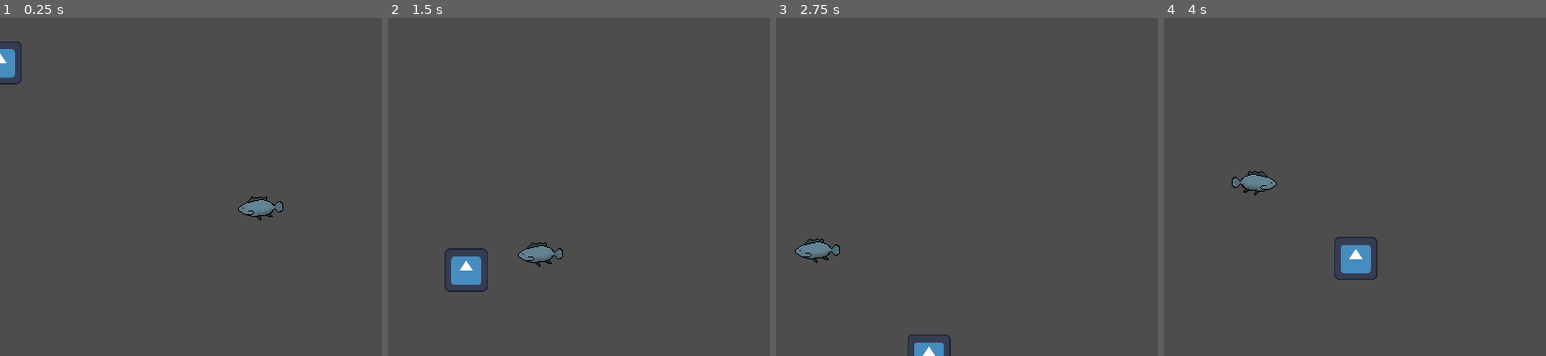
Above: before the commit, frames 1-4 (left to right).
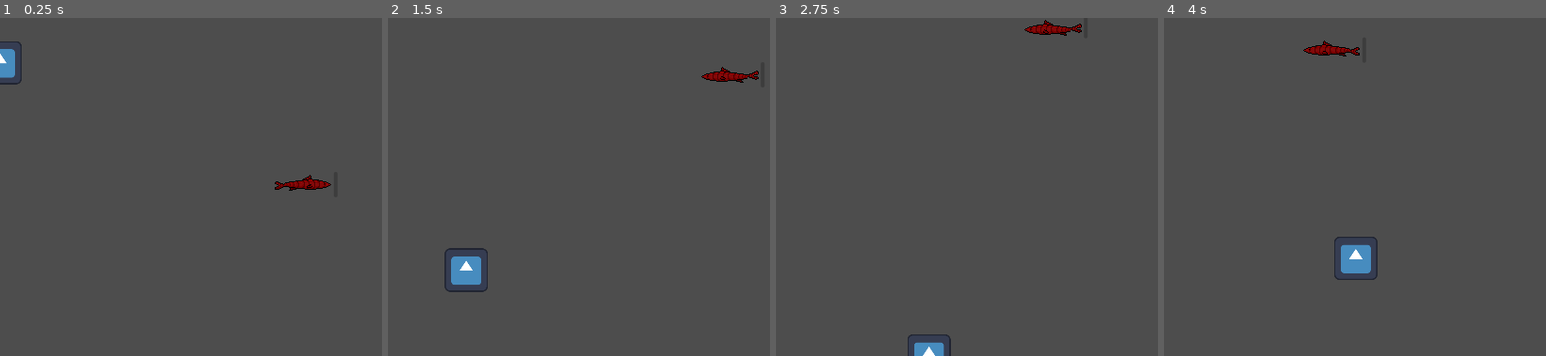
Above: after the commit, the same moments.

Repository: Timeo21/OGJ-8
Game: Godot game, scene res://scenes/main.tscn
The game is run twice, just before and just after one commit, with the same random seed, the same clock (stepped at 60 frames per second) and the same inputs. The engine's default icon, where the game draws it, is replaced by a stand-in: a white triangle on a blue panel in a dark square.
Inputs:
- Up to frame 1 (0.25 s): no input
- Up to frame 2 (1.5 s): hold D (right) 0.53-1.28 s
- Up to frame 3 (2.75 s): hold D (right) from 2.03 s (still down)
- Up to frame 4 (4 s): release D (right) at 2.78 s; hold Up (up) 2.78-3.53 s

The runs differ from the first frame. In frame 1, 0.8% of the frame differs, in the area x 62-87%, y 46-60%; in frame 2, 0.8%, in the area x 33-98%, y 14-74%; in frame 3, 0.8%; in frame 4, 0.8%.

Commit message:
Add fish assets, scenes and refactor Fish script
Add new fish sprite assets and SpriteFrames (Fish_Orange-Sheet, blue_fish.tres, red_fish.tres) and create two scene variants (scenes/fish_easy.tscn, scenes/fish_normal.tscn) while removing the old scenes/fish.tscn. Refactor scripts: scripts/fish.gd is now a Fish class (class_name Fish) with capture/decay progress bar logic and exposes capture/decay speeds; scripts/fish1.gd was renamed to scripts/fish_easy.gd and now extends Fish with movement, sprite flipping, and bounds clamping; added scripts/fish_normal.gd for the normal variant. Update related UID files and add a project physics layer name "Hook" in project.godot. Overall: introduces asset resources, separates Easy/Normal fish behaviors, and centralizes common capture logic in a base Fish class.

Diff:
--- /dev/null
+++ b/assets/blue_fish.tres
@@ -0,0 +1,60 @@
+[gd_resource type="SpriteFrames" format=3 uid="uid://djmvwtfimnnpc"]
+
+[ext_resource type="Texture2D" uid="uid://bm7befgcmyb5m" path="res://assets/Fish_Blue-Sheet.png" id="1_4l1b7"]
+
+[sub_resource type="AtlasTexture" id="AtlasTexture_q56pm"]
+atlas = ExtResource("1_4l1b7")
+region = Rect2(0, 0, 64, 64)
+
+[sub_resource type="AtlasTexture" id="AtlasTexture_0i8v1"]
+atlas = ExtResource("1_4l1b7")
+region = Rect2(64, 0, 64, 64)
+
+[sub_resource type="AtlasTexture" id="AtlasTexture_c1nbk"]
+atlas = ExtResource("1_4l1b7")
+region = Rect2(128, 0, 64, 64)
+
+[sub_resource type="AtlasTexture" id="AtlasTexture_7pp5k"]
+atlas = ExtResource("1_4l1b7")
+region = Rect2(192, 0, 64, 64)
+
+[sub_resource type="AtlasTexture" id="AtlasTexture_05q8q"]
+atlas = ExtResource("1_4l1b7")
+region = Rect2(256, 0, 64, 64)
+
+[sub_resource type="AtlasTexture" id="AtlasTexture_qkxtj"]
+atlas = ExtResource("1_4l1b7")
+region = Rect2(320, 0, 64, 64)
+
+[sub_resource type="AtlasTexture" id="AtlasTexture_icwy0"]
+atlas = ExtResource("1_4l1b7")
+region = Rect2(384, 0, 64, 64)
+
+[resource]
+animations = [{
+"frames": [{
+"duration": 1.0,
+"texture": SubResource("AtlasTexture_q56pm")
+}, {
+"duration": 1.0,
+"texture": SubResource("AtlasTexture_0i8v1")
+}, {
+"duration": 1.0,
+"texture": SubResource("AtlasTexture_c1nbk")
+}, {
+"duration": 1.0,
+"texture": SubResource("AtlasTexture_7pp5k")
+}, {
+"duration": 1.0,
+"texture": SubResource("AtlasTexture_05q8q")
+}, {
+"duration": 1.0,
+"texture": SubResource("AtlasTexture_qkxtj")
+}, {
+"duration": 1.0,
+"texture": SubResource("AtlasTexture_icwy0")
+}],
+"loop": true,
+"name": &"default",
+"speed": 5.0
+}]
--- /dev/null
+++ b/assets/red_fish.tres
@@ -0,0 +1,67 @@
+[gd_resource type="SpriteFrames" format=3 uid="uid://oau41gy6f6cs"]
+
+[ext_resource type="Texture2D" uid="uid://b0kbfaug2lt8v" path="res://assets/Fish_Orange-Sheet.png" id="1_huk8b"]
+
+[sub_resource type="AtlasTexture" id="AtlasTexture_2y4vx"]
+atlas = ExtResource("1_huk8b")
+region = Rect2(0, 0, 64, 64)
+
+[sub_resource type="AtlasTexture" id="AtlasTexture_th1tg"]
+atlas = ExtResource("1_huk8b")
+region = Rect2(64, 0, 64, 64)
+
+[sub_resource type="AtlasTexture" id="AtlasTexture_2yt27"]
+atlas = ExtResource("1_huk8b")
+region = Rect2(128, 0, 64, 64)
+
+[sub_resource type="AtlasTexture" id="AtlasTexture_4vt2i"]
+atlas = ExtResource("1_huk8b")
+region = Rect2(192, 0, 64, 64)
+
+[sub_resource type="AtlasTexture" id="AtlasTexture_ngswy"]
+atlas = ExtResource("1_huk8b")
+region = Rect2(256, 0, 64, 64)
+
+[sub_resource type="AtlasTexture" id="AtlasTexture_uj12l"]
+atlas = ExtResource("1_huk8b")
+region = Rect2(320, 0, 64, 64)
+
+[sub_resource type="AtlasTexture" id="AtlasTexture_y260e"]
+atlas = ExtResource("1_huk8b")
+region = Rect2(384, 0, 64, 64)
+
+[sub_resource type="AtlasTexture" id="AtlasTexture_cr717"]
+atlas = ExtResource("1_huk8b")
+region = Rect2(448, 0, 64, 64)
+
+[resource]
+animations = [{
+"frames": [{
+"duration": 1.0,
+"texture": SubResource("AtlasTexture_2y4vx")
+}, {
+"duration": 1.0,
+"texture": SubResource("AtlasTexture_th1tg")
+}, {
+"duration": 1.0,
+"texture": SubResource("AtlasTexture_2yt27")
+}, {
+"duration": 1.0,
+"texture": SubResource("AtlasTexture_4vt2i")
+}, {
+"duration": 1.0,
+"texture": SubResource("AtlasTexture_ngswy")
+}, {
+"duration": 1.0,
+"texture": SubResource("AtlasTexture_uj12l")
+}, {
+"duration": 1.0,
+"texture": SubResource("AtlasTexture_y260e")
+}, {
+"duration": 1.0,
+"texture": SubResource("AtlasTexture_cr717")
+}],
+"loop": true,
+"name": &"default",
+"speed": 5.0
+}]
--- a/project.godot
+++ b/project.godot
@@ -62,6 +62,10 @@
 ]
 }
 
+[layer_names]
+
+2d_physics/layer_1="Hook"
+
 [physics]
 
 3d/physics_engine="Jolt Physics"
--- a/scenes/fish.tscn
+++ /dev/null
@@ -1,73 +0,0 @@
-[gd_scene format=3 uid="uid://bot3h4ngyswtu"]
-
-[ext_resource type="Script" uid="uid://1x7cvk2fh2ti" path="res://scripts/fish.gd" id="1_8g0i4"]
-[ext_resource type="Texture2D" uid="uid://bm7befgcmyb5m" path="res://assets/Fish_Blue-Sheet.png" id="2_8g0i4"]
-
-[sub_resource type="RectangleShape2D" id="RectangleShape2D_sugp2"]
-size = Vector2(50.1875, 31.625)
-
-[sub_resource type="AtlasTexture" id="AtlasTexture_nub35"]
-atlas = ExtResource("2_8g0i4")
-region = Rect2(64, 0, 64, 64)
-
-[sub_resource type="AtlasTexture" id="AtlasTexture_pgks6"]
-atlas = ExtResource("2_8g0i4")
-region = Rect2(128, 0, 64, 64)
-
-[sub_resource type="AtlasTexture" id="AtlasTexture_6lgmd"]
-atlas = ExtResource("2_8g0i4")
-region = Rect2(192, 0, 64, 64)
-
-[sub_resource type="AtlasTexture" id="AtlasTexture_wpvan"]
-atlas = ExtResource("2_8g0i4")
-region = Rect2(256, 0, 64, 64)
-
-[sub_resource type="AtlasTexture" id="AtlasTexture_21k1a"]
-atlas = ExtResource("2_8g0i4")
-region = Rect2(320, 0, 64, 64)
-
-[sub_resource type="AtlasTexture" id="AtlasTexture_bvcvt"]
-atlas = ExtResource("2_8g0i4")
-region = Rect2(384, 0, 64, 64)
-
-[sub_resource type="SpriteFrames" id="SpriteFrames_x24sl"]
-animations = [{
-"frames": [{
-"duration": 1.0,
-"texture": SubResource("AtlasTexture_nub35")
-}, {
-"duration": 1.0,
-"texture": SubResource("AtlasTexture_pgks6")
-}, {
-"duration": 1.0,
-"texture": SubResource("AtlasTexture_6lgmd")
-}, {
-"duration": 1.0,
-"texture": SubResource("AtlasTexture_wpvan")
-}, {
-"duration": 1.0,
-"texture": SubResource("AtlasTexture_21k1a")
-}, {
-"duration": 1.0,
-"texture": SubResource("AtlasTexture_bvcvt")
-}],
-"loop": true,
-"name": &"default",
-"speed": 5.0
-}]
-
-[node name="Fish" type="Node2D" unique_id=2065414123]
-script = ExtResource("1_8g0i4")
-
-[node name="Area2D" type="Area2D" parent="." unique_id=1660325061]
-position = Vector2(-3, 0)
-
-[node name="CollisionShape2D" type="CollisionShape2D" parent="Area2D" unique_id=25789937]
-position = Vector2(2, 0)
-shape = SubResource("RectangleShape2D_sugp2")
-debug_color = Color(0.4887545, 0.56274337, 0.45492393, 0.41960785)
-
-[node name="AnimatedSprite2D" type="AnimatedSprite2D" parent="Area2D" unique_id=653468763]
-texture_filter = 1
-sprite_frames = SubResource("SpriteFrames_x24sl")
-frame_progress = 0.58235043
--- /dev/null
+++ b/scenes/fish_easy.tscn
@@ -0,0 +1,34 @@
+[gd_scene format=3 uid="uid://bot3h4ngyswtu"]
+
+[ext_resource type="Script" uid="uid://bsrmon7h4l0js" path="res://scripts/fish_easy.gd" id="1_x1fwn"]
+[ext_resource type="SpriteFrames" uid="uid://oau41gy6f6cs" path="res://assets/red_fish.tres" id="2_x1fwn"]
+
+[sub_resource type="RectangleShape2D" id="RectangleShape2D_sugp2"]
+size = Vector2(63, 19.25)
+
+[node name="FishEasy" type="Node2D" unique_id=2065414123]
+script = ExtResource("1_x1fwn")
+
+[node name="Area2D" type="Area2D" parent="." unique_id=1660325061]
+position = Vector2(-3, 0)
+collision_layer = 0
+
+[node name="CollisionShape2D" type="CollisionShape2D" parent="Area2D" unique_id=25789937]
+position = Vector2(-0.5, -2.375)
+shape = SubResource("RectangleShape2D_sugp2")
+debug_color = Color(0.4887545, 0.56274337, 0.45492393, 0.41960785)
+
+[node name="AnimatedSprite2D" type="AnimatedSprite2D" parent="Area2D" unique_id=653468763]
+texture_filter = 1
+sprite_frames = ExtResource("2_x1fwn")
+
+[node name="ProgressBar" type="ProgressBar" parent="." unique_id=2005186020]
+offset_left = 30.0
+offset_top = -15.0
+offset_right = 34.0
+offset_bottom = 12.0
+max_value = 1.0
+value = 1.0
+fill_mode = 3
+show_percentage = false
+metadata/_edit_use_anchors_ = true
--- /dev/null
+++ b/scenes/fish_normal.tscn
@@ -0,0 +1,83 @@
+[gd_scene format=3 uid="uid://c5xawcrwvcw7m"]
+
+[ext_resource type="PackedScene" uid="uid://bot3h4ngyswtu" path="res://scenes/fish_easy.tscn" id="1_rw13n"]
+[ext_resource type="Script" uid="uid://1x7cvk2fh2ti" path="res://scripts/fish_normal.gd" id="2_86irj"]
+[ext_resource type="Texture2D" uid="uid://bm7befgcmyb5m" path="res://assets/Fish_Blue-Sheet.png" id="2_y1g4l"]
+
+[sub_resource type="RectangleShape2D" id="RectangleShape2D_y1g4l"]
+size = Vector2(50, 28)
+
+[sub_resource type="AtlasTexture" id="AtlasTexture_q56pm"]
+atlas = ExtResource("2_y1g4l")
+region = Rect2(0, 0, 64, 64)
+
+[sub_resource type="AtlasTexture" id="AtlasTexture_0i8v1"]
+atlas = ExtResource("2_y1g4l")
+region = Rect2(64, 0, 64, 64)
+
+[sub_resource type="AtlasTexture" id="AtlasTexture_c1nbk"]
+atlas = ExtResource("2_y1g4l")
+region = Rect2(128, 0, 64, 64)
+
+[sub_resource type="AtlasTexture" id="AtlasTexture_7pp5k"]
+atlas = ExtResource("2_y1g4l")
+region = Rect2(192, 0, 64, 64)
+
+[sub_resource type="AtlasTexture" id="AtlasTexture_05q8q"]
+atlas = ExtResource("2_y1g4l")
+region = Rect2(256, 0, 64, 64)
+
+[sub_resource type="AtlasTexture" id="AtlasTexture_qkxtj"]
+atlas = ExtResource("2_y1g4l")
+region = Rect2(320, 0, 64, 64)
+
+[sub_resource type="AtlasTexture" id="AtlasTexture_icwy0"]
+atlas = ExtResource("2_y1g4l")
+region = Rect2(384, 0, 64, 64)
+
+[sub_resource type="SpriteFrames" id="SpriteFrames_86irj"]
+animations = [{
+"frames": [{
+"duration": 1.0,
+"texture": SubResource("AtlasTexture_q56pm")
+}, {
+"duration": 1.0,
+"texture": SubResource("AtlasTexture_0i8v1")
+}, {
+"duration": 1.0,
+"texture": SubResource("AtlasTexture_c1nbk")
+}, {
+"duration": 1.0,
+"texture": SubResource("AtlasTexture_7pp5k")
+}, {
+"duration": 1.0,
+"texture": SubResource("AtlasTexture_05q8q")
+}, {
+"duration": 1.0,
+"texture": SubResource("AtlasTexture_qkxtj")
+}, {
+"duration": 1.0,
+"texture": SubResource("AtlasTexture_icwy0")
+}],
+"loop": true,
+"name": &"default",
+"speed": 5.0
+}]
+
+[node name="FishNormal" unique_id=2065414123 instance=ExtResource("1_rw13n")]
+script = ExtResource("2_86irj")
+speed_angular = 50.0
+speed = 100.0
+
+[node name="CollisionShape2D" parent="Area2D" parent_id_path=PackedInt32Array(1660325061) index="0" unique_id=25789937]
+position = Vector2(3, 1)
+shape = SubResource("RectangleShape2D_y1g4l")
+
+[node name="AnimatedSprite2D" parent="Area2D" parent_id_path=PackedInt32Array(1660325061) index="1" unique_id=653468763]
+sprite_frames = SubResource("SpriteFrames_86irj")
+
+[node name="ProgressBar" parent="." index="1" unique_id=2005186020]
+offset_left = 27.0
+offset_top = -13.0
+offset_right = 31.0
+offset_bottom = 14.0
--- a/scripts/fish.gd
+++ b/scripts/fish.gd
@@ -1,49 +1,31 @@
-extends Node2D
+class_name Fish extends Node2D
 
-@export var speed_angular = 1.0
-@export var speed = 2.0
-var dir = Vector2.RIGHT
-var time_elapsed =0
-@onready var animation : AnimatedSprite2D = $Area2D/AnimatedSprite2D
+@onready var area: Area2D = $Area2D
+@onready var bar: ProgressBar = $ProgressBar
 
-@onready var collision_shape_2d: CollisionShape2D = $Area2D/CollisionShape2D
+@export var capture_speed:float = 0.1
+@export var decay_speed:float = -0.075
+
+var capture_progress:float
 
 
+func _ready() -> void:
+	pass
 
+func _process(delta: float) -> void:
+	if (area.has_overlapping_areas()):
+		progress_bar(capture_speed*delta)
+	else:
+		progress_bar(decay_speed*delta)
+	pass
 
-@onready var HEIGHT = get_viewport().get_visible_rect().size.y
-@onready var WIDTH = get_viewport().get_visible_rect().size.x
+func progress_bar(progress_unit: float) -> void:
+	capture_progress += progress_unit
+	if capture_progress >= 1:
+		capture()
+	capture_progress = clamp(capture_progress,0,1)
+	bar.value = capture_progress
 
-# Called when the node enters the scene tree for the first time.
-func _ready() -> void:
-	dir = dir.rotated(randf_range(-180,180)/(180*PI) * speed_angular)
-	animation.play();
-	pass # Replace with function body.
-
-
-# Called every frame. 'delta' is the elapsed time since the previous frame.
-func _process(delta: float) -> void:
-	handle_sprite()
-		#print("generated a new point.")
-		#dir = Vector2.from_angle(randi_range(0,360))
-		#print(point)
-	#dwprint(speed)
-	time_elapsed += delta
-	if (time_elapsed > 2.0):
-		dir = dir.rotated(randf_range(-360,360)/(180*PI) * speed_angular * delta)
-		time_elapsed =0
-	position += dir.normalized() *speed *delta
-	if (position.x < -320 +collision_shape_2d.shape.get_rect().size.x/2):
-		dir = (dir.normalized() + Vector2.RIGHT).normalized()
-	elif (position.x>320 - collision_shape_2d.shape.get_rect().size.x/2):
-		dir = (dir.normalized() + Vector2.LEFT).normalized()
-	elif (position.y >180- collision_shape_2d.shape.get_rect().size.y/2):
-		dir = (dir.normalized() + Vector2.UP).normalized()
-	elif (position.y < -180+ collision_shape_2d.shape.get_rect().size.y/2):
-		dir = (dir.normalized() + Vector2.DOWN).normalized()
+func capture() -> void:
+	queue_free()
 	pass
-func handle_sprite() -> void:
-	if (dir.x < 0.2):
-		animation.flip_h = true
-	elif (dir.x > 0.2):
-		animation.flip_h = false
--- a/scripts/fish1.gd
+++ b/scripts/fish_easy.gd
@@ -1,4 +1,4 @@
-extends Node2D
+extends Fish
 
 @export var min_speed = 80
 @export var max_speed = 120
@@ -13,17 +13,33 @@
 var speed: float = 0
 var timer: float = 0
 
+@onready var animated_sprite_2d: AnimatedSprite2D = $Area2D/AnimatedSprite2D
+@onready var collision_shape_2d: CollisionShape2D = $Area2D/CollisionShape2D
 @onready var HEIGHT = get_viewport().get_visible_rect().size.y
 @onready var WIDTH = get_viewport().get_visible_rect().size.x
 
+var sprite_height
+var sprite_width
+
 func _ready() -> void:
+	super._ready()
 	direction = Vector2.from_angle(randf() * 2 * PI).normalized()
+	animated_sprite_2d.play()
+	sprite_height = collision_shape_2d.shape.get_rect().size.y
+	sprite_width = collision_shape_2d.shape.get_rect().size.x
+
 func _process(delta: float) -> void:
-	queue_redraw()
+	super._process(delta)
 	angular_speed = randf_range(min_angular_speed, max_angular_speed)
 	speed = randf_range(min_speed, max_speed)
 	targetV = (targetP - position).normalized()
 	angle = direction.angle_to(targetV)
+
+	if direction.x > 0:
+		animated_sprite_2d.flip_h = false
+	elif direction.x < 0:
+		animated_sprite_2d.flip_h = true
+
 
 	if abs((position-targetP).length()) < 3:
 		timer = randf_range(3.0, 6.0)
@@ -39,9 +55,9 @@
 
 	timer -= delta
 	position += direction.normalized() * speed * delta
-	position.x = clamp(position.x, -WIDTH/2, WIDTH/2)
-	position.y = clamp(position.y, -HEIGHT/2, HEIGHT/2)
-
-func _draw() -> void:
-	draw_line(Vector2.ZERO, direction.normalized() * 100, Color.RED, 1.0)
-	draw_circle(targetP - position, 5, Color.RED)
+	position.x = clamp(position.x, -WIDTH/2 + sprite_width/2, WIDTH/2 - sprite_width/2)
+	position.y = clamp(position.y, -HEIGHT/2 + sprite_height/2, HEIGHT/2 - sprite_height/2)
+#
+#func _draw() -> void:
+	#draw_line(Vector2.ZERO, direction.normalized() * 100, Color.RED, 1.0)
+	#draw_circle(targetP - position, 5, Color.RED)
--- /dev/null
+++ b/scripts/fish_normal.gd
@@ -0,0 +1,51 @@
+extends Fish
+
+@export var speed_angular = 50.0
+@export var speed = 100.0
+var dir = Vector2.RIGHT
+var time_elapsed =0
+@onready var animation : AnimatedSprite2D = $Area2D/AnimatedSprite2D
+
+@onready var collision_shape_2d: CollisionShape2D = $Area2D/CollisionShape2D
+
+
+
+
+@onready var HEIGHT = get_viewport().get_visible_rect().size.y
+@onready var WIDTH = get_viewport().get_visible_rect().size.x
+
+# Called when the node enters the scene tree for the first time.
+func _ready() -> void:
+	super._ready()
+	dir = dir.rotated(randf_range(-180,180)/(180*PI) * speed_angular)
+	animation.play();
+	pass # Replace with function body.
+
+
+# Called every frame. 'delta' is the elapsed time since the previous frame.
+func _process(delta: float) -> void:
+	super._process(delta)
+	handle_sprite()
+		#print("generated a new point.")
+		#dir = Vector2.from_angle(randi_range(0,360))
+		#print(point)
+	#dwprint(speed)
+	time_elapsed += delta
+	if (time_elapsed > 2.0):
+		dir = dir.rotated(randf_range(-360,360)/(180*PI) * speed_angular * delta)
+		time_elapsed =0
+	position += dir.normalized() *speed *delta
+	if (position.x < -320 +collision_shape_2d.shape.get_rect().size.x/2):
+		dir = (dir.normalized() + Vector2.RIGHT).normalized()
+	elif (position.x>320 - collision_shape_2d.shape.get_rect().size.x/2):
+		dir = (dir.normalized() + Vector2.LEFT).normalized()
+	elif (position.y >180- collision_shape_2d.shape.get_rect().size.y/2):
+		dir = (dir.normalized() + Vector2.UP).normalized()
+	elif (position.y < -180+ collision_shape_2d.shape.get_rect().size.y/2):
+		dir = (dir.normalized() + Vector2.DOWN).normalized()
+	pass
+func handle_sprite() -> void:
+	if (dir.x < 0.2):
+		animation.flip_h = true
+	elif (dir.x > 0.2):
+		animation.flip_h = false
Binary file added: assets/Fish_Orange-Sheet.png
Not shown, added: assets/Fish_Orange-Sheet.png.import
Not shown, changed: scripts/fish.gd.uid
Renamed: scripts/fish1.gd.uid -> scripts/fish_easy.gd.uid
Not shown, added: scripts/fish_normal.gd.uid
